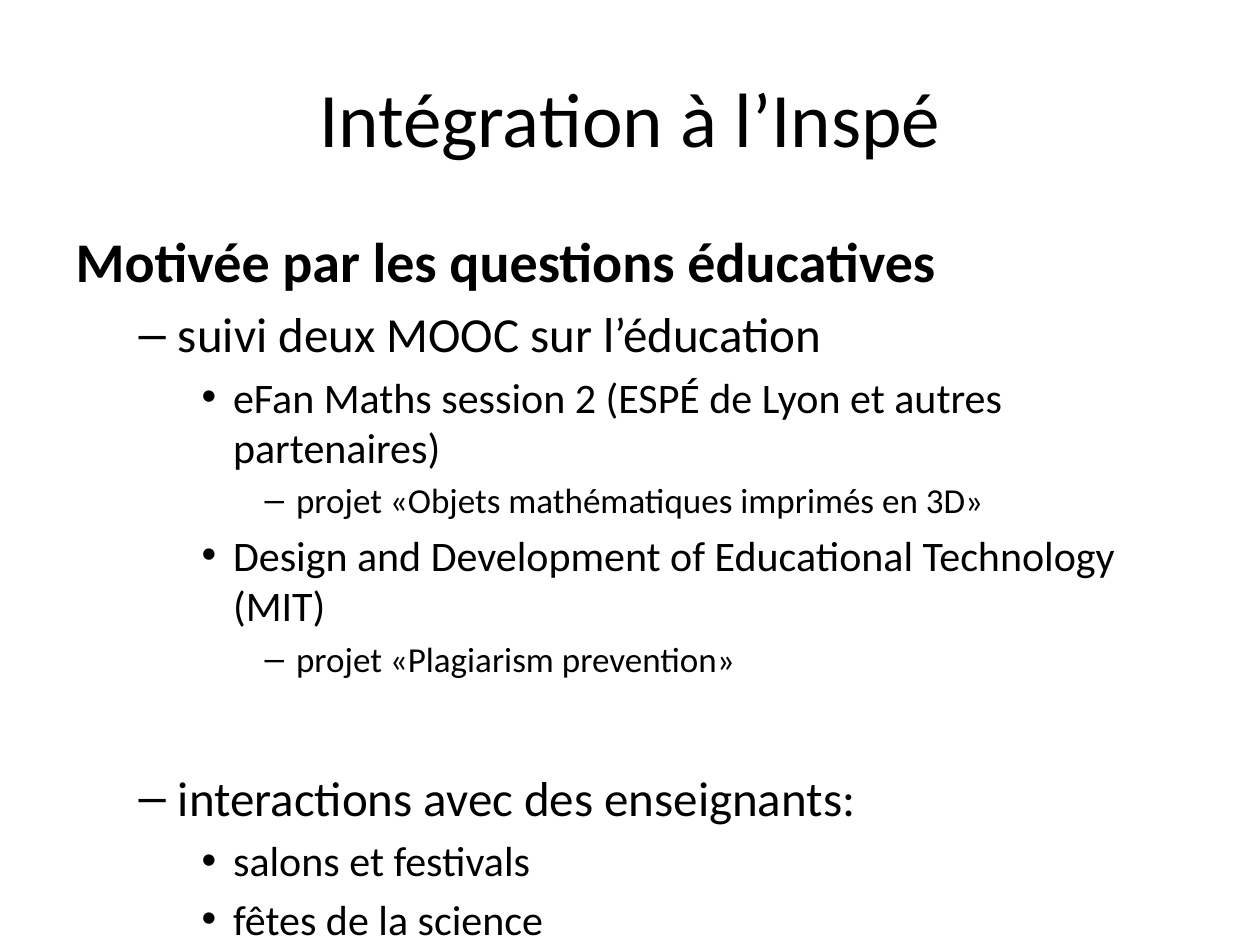
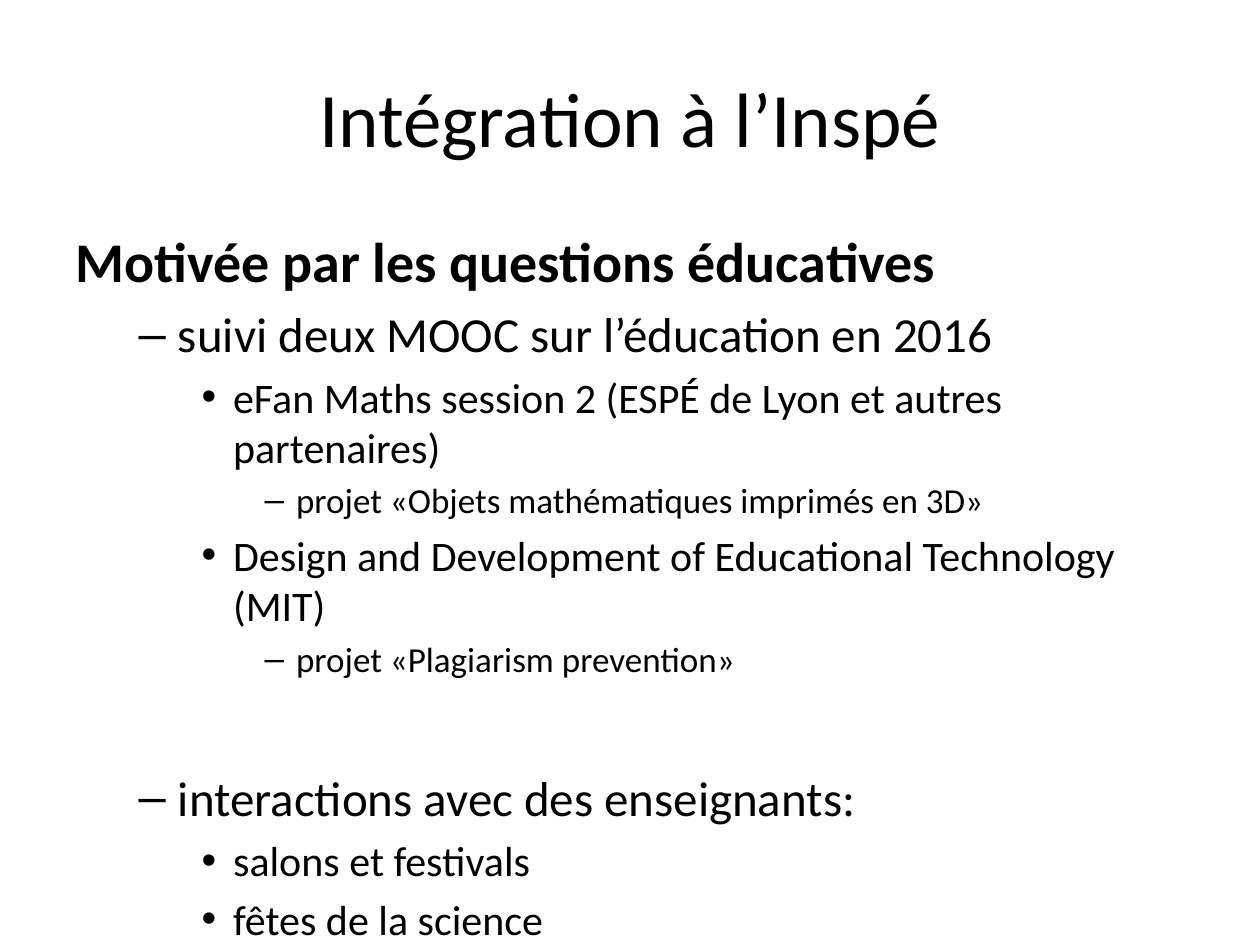
Before and after one commit to albamath/Marseille, a slide deck: slide 11 of 2020-06-01.pptx. Drawn at 1260x945 pixels with LibreOffice and Linux fonts; fonts in the diff are those of the drawing. Boxes give left, top, right and bottom in pixels: in the first picture for what was removed or moved away, otherwise in the second. Text is boxed around its words. In the diff, an @@ line names an element or a change of style, - is before the commit and + after.

```diff
--- a/2020-06-01.pptx
+++ b/2020-06-01.pptx
@@ text at [178, 317, 992, 353]: text changed @@
-  – suivi deux MOOC sur l’éducation
+  – suivi deux MOOC sur l’éducation en 2016
```
Also in this commit, not shown: 4 other files.
